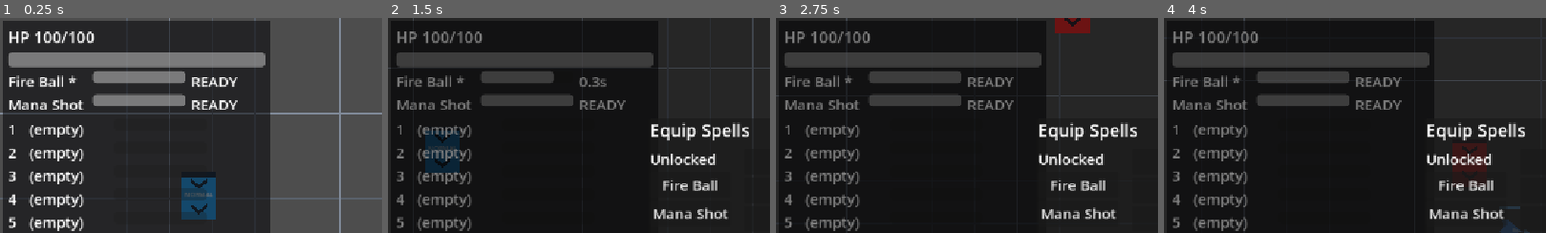
Above: before the commit, frames 1-4 (left to right).
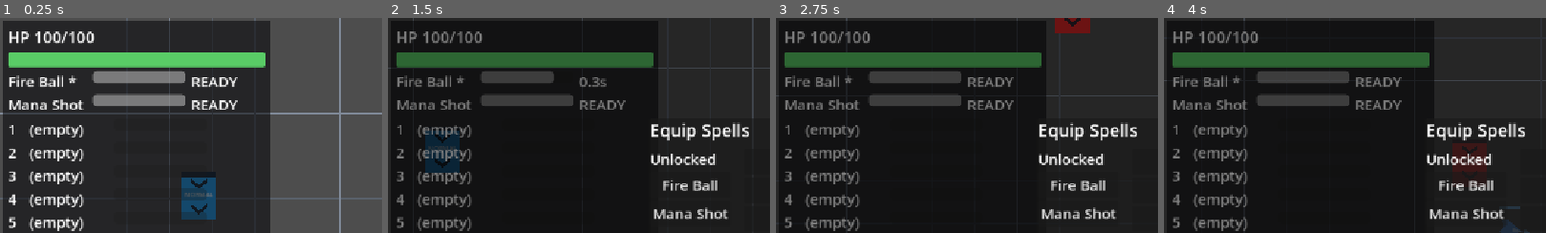
Above: after the commit, the same moments.

Repository: BestestGameStudio/gangU
Game: Godot game, scene res://scenes/main.tscn
Two runs of this game, one before a commit and one after it. Both use one fixed random seed, a clock stepped at 60 frames per second and the inputs below.
Inputs (mouse positions are % of the whole screen's width and height, from its top left):
- Up to frame 1 (0.25 s): no input
- Up to frame 2 (1.5 s): tap Enter at 0.5 s; move the mouse to (72, 45) at 0.52 s; hold D (move_right) 0.53-1.28 s; hold Space (cast) 0.53-1.28 s; move the mouse to (30, 55) at 1.27 s; hold S (move_down) from 1.28 s (still down); tap Tab (equip_panel) at 1.35 s
- Up to frame 3 (2.75 s): move the mouse to (60, 28) at 2.02 s; release S (move_down) at 2.03 s; hold D (move_right) from 2.03 s (still down); tap 1 at 2.1 s
- Up to frame 4 (4 s): move the mouse to (45, 70) at 2.77 s; release D (move_right) at 2.78 s; hold W (move_up) 2.78-3.53 s; tap Enter at 2.85 s; move the mouse to (80, 65) at 3.52 s; hold A (move_left) from 3.53 s (still down); hold Space (cast) from 3.53 s (still down)
The pictures show only the part of the screen within x 0-50%, y 0-50%; the shares and areas given below are measured in that part.

The runs differ from the first frame. In frame 1, 4.8% of the frame differs, in the area x 2-70%, y 16-24%; in frame 2, 4.8%; in frame 3, 4.8%; in frame 4, 4.8%.

Commit message:
[93] HUD HP bar track/fill styling (draft)
Added style resources for HP bar with dark track and green fill, including corner radius settings. Updated HPBar node to use new theme styles.

Diff:
--- a/scenes/hud.tscn
+++ b/scenes/hud.tscn
@@ -1,6 +1,22 @@
-[gd_scene load_steps=2 format=3 uid="uid://bgangu6hud"]
+[gd_scene load_steps=4 format=3 uid="uid://bgangu6hud"]
 
 [ext_resource type="Script" path="res://scripts/hud.gd" id="1_hud"]
+
+; #93: HP bar readability - dark flat track + green fill (state color shifts
+; to amber/red at low fractions are applied in hud.gd _on_health_changed).
+[sub_resource type="StyleBoxFlat" id="HPTrack"]
+bg_color = Color(0.08, 0.08, 0.1, 0.9)
+corner_radius_top_left = 3
+corner_radius_top_right = 3
+corner_radius_bottom_right = 3
+corner_radius_bottom_left = 3
+
+[sub_resource type="StyleBoxFlat" id="HPFill"]
+bg_color = Color(0.35, 0.8, 0.4, 1)
+corner_radius_top_left = 3
+corner_radius_top_right = 3
+corner_radius_bottom_right = 3
+corner_radius_bottom_left = 3
 
 [node name="HUD" type="CanvasLayer"]
 script = ExtResource("1_hud")
@@ -24,6 +40,8 @@
 [node name="HPBar" type="ProgressBar" parent="Root"]
 custom_minimum_size = Vector2(260, 22)
 layout_mode = 2
+theme_override_styles/background = SubResource("HPTrack")
+theme_override_styles/fill = SubResource("HPFill")
 show_percentage = false
 
 [node name="ObjectiveLabel" type="Label" parent="Root"]
